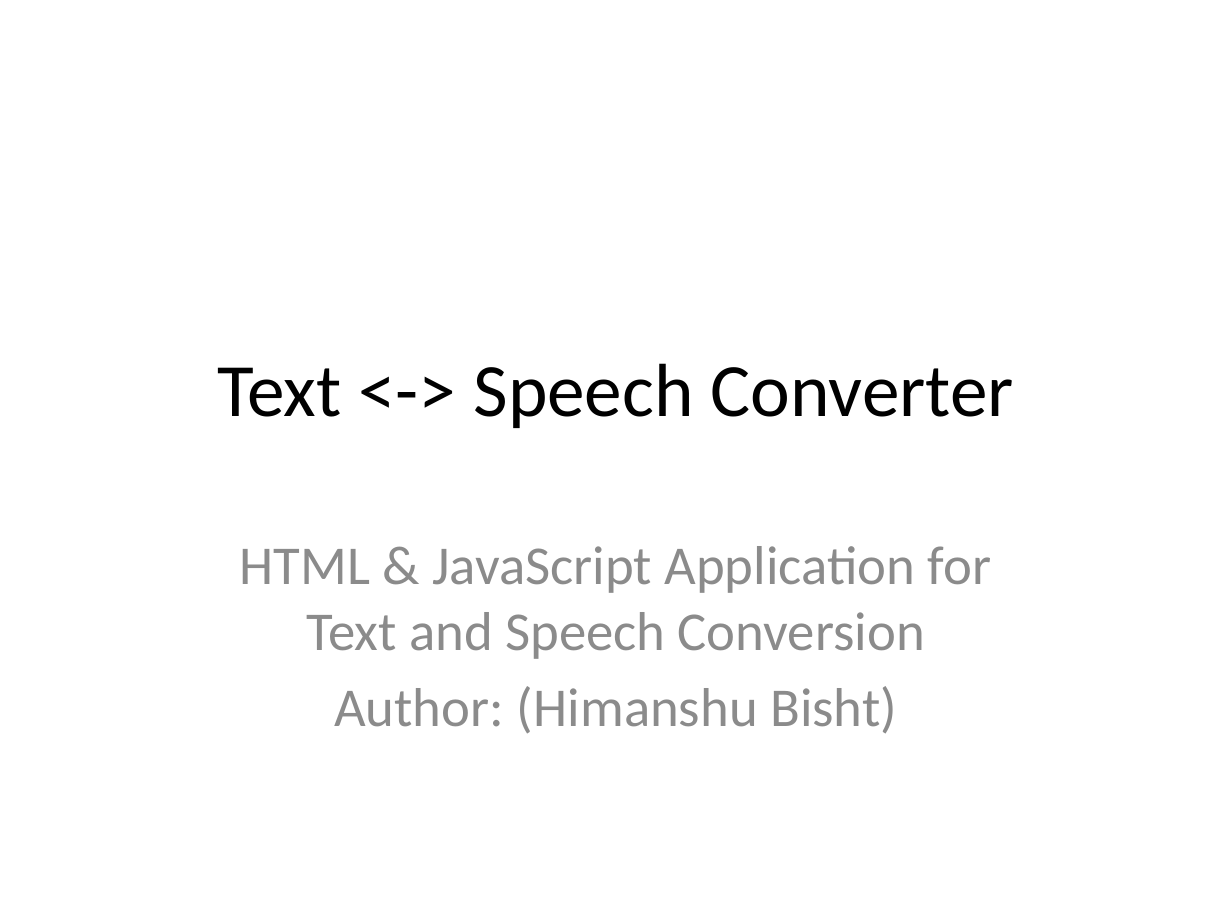
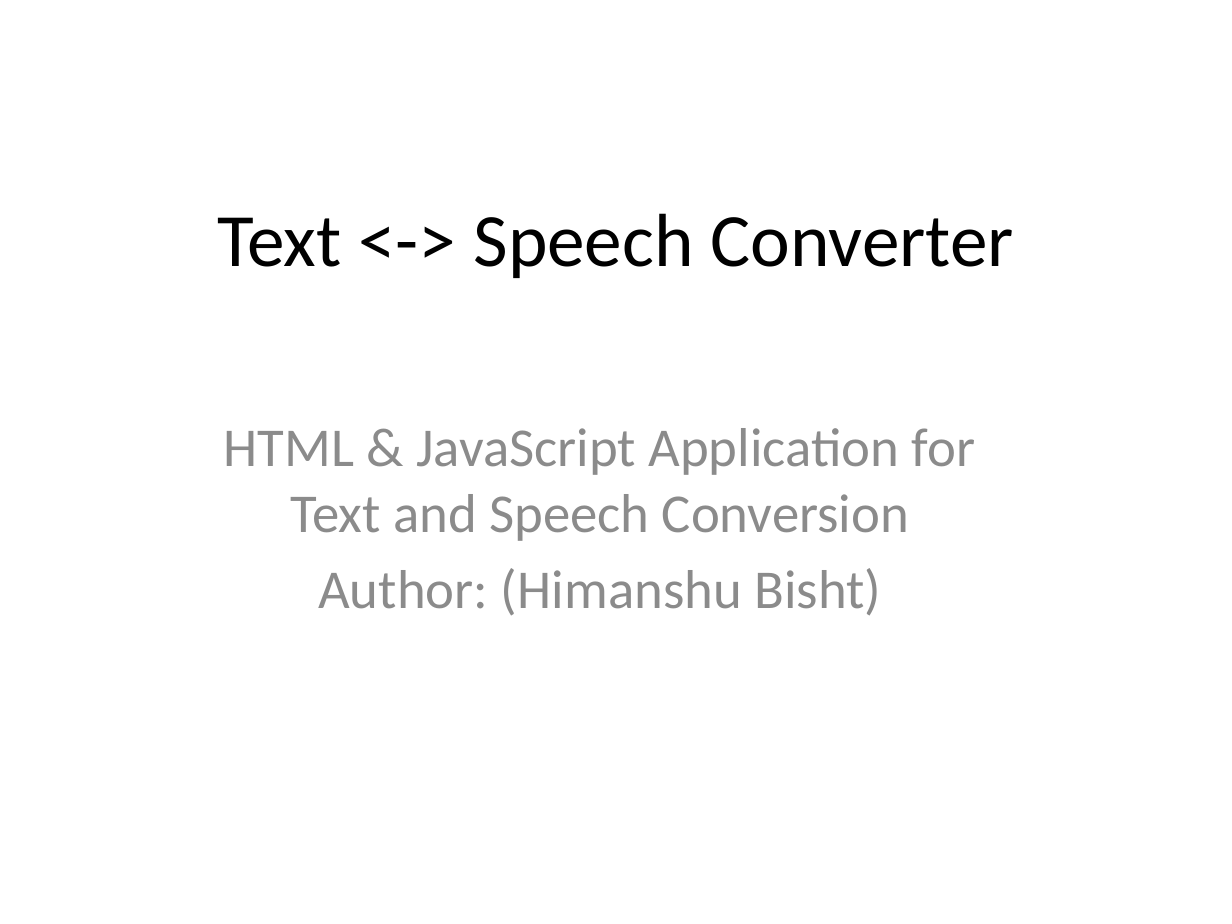
Before and after one commit to HimanshuBisht23L/Speech_TextConverter, a slide deck: slide 1 of PPTs/Text_to_Speech_Converter_Presentation.pptx. Drawn at 1232x924 pixels with LibreOffice and Linux fonts; fonts in the diff are those of the drawing. Boxes give left, top, right and bottom in pixels: in the first picture for what was removed or moved away, otherwise in the second. Text is boxed around its words. In the diff, an @@ line names an element or a change of style, - is before the commit and + after.

```diff
--- a/PPTs/Text_to_Speech_Converter_Presentation.pptx
+++ b/PPTs/Text_to_Speech_Converter_Presentation.pptx
@@ title "Text <-> Speech Converter" moved from (x1=217, y1=363, x2=1014, y2=428) to (x1=217, y1=213, x2=1014, y2=278) @@
@@ subtitle "HTML & JavaScript Application for ..." moved from (x1=240, y1=546, x2=991, y2=733) to (x1=224, y1=428, x2=975, y2=615) @@
```
Also in this commit, not shown: 3 other slides changed, 1 slide added, 1 other file.
